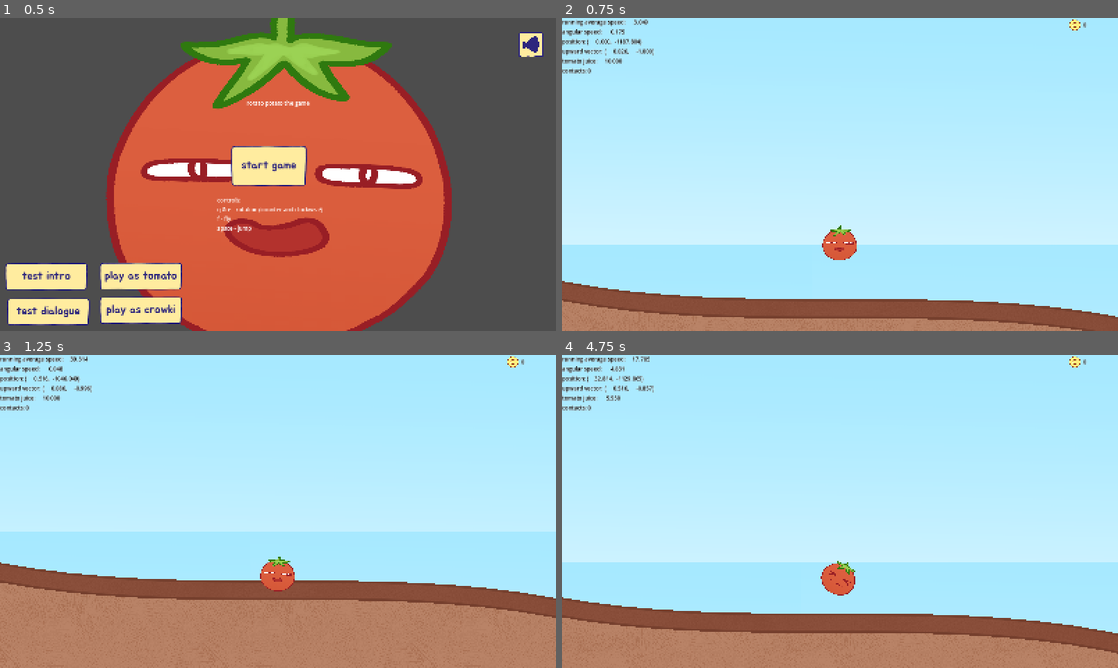
Above: before the commit, frames 1-4 (two rows, left to right).
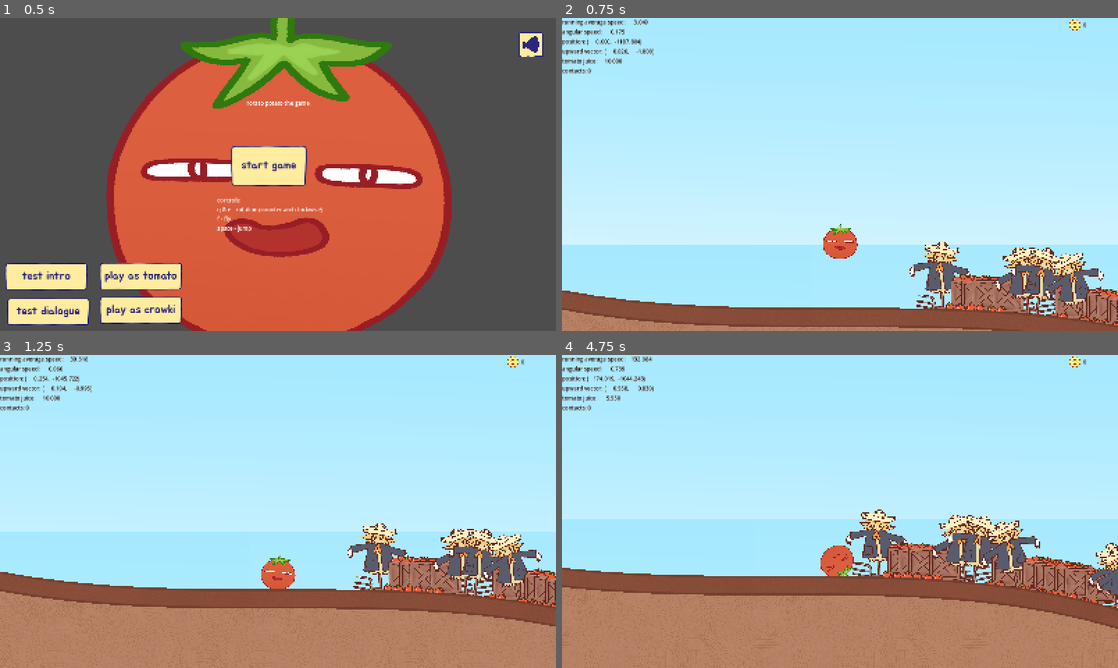
Above: after the commit, the same moments.

Repository: DazyLude/DokiJam2025
Game: Godot game, scene res://scenes/menu.tscn
Two runs of this game, one before a commit and one after it. Both use one fixed random seed, a clock stepped at 60 frames per second and the inputs below.
Inputs (mouse positions are in pixels of both pictures, inside the frame that each line leads up to):
- Up to frame 1 (0.5 s): no input
- Up to frame 2 (0.75 s): click "start game" at 0.5 s
- Up to frame 3 (1.25 s): no input
- Up to frame 4 (4.75 s): tap Enter at 1.25 s; move the mouse to (962, 495) at 1.27 s; hold Down (nudge_camera_down, bound only after the commit) 1.28-2 s; click (962, 495) at 1.42 s; tap Space (jump) at 1.52, 4.52 s; drag from (728, 527) to (812, 574) at 2.02 s; move the mouse to (895, 442) at 2.77 s; press the mouse at (895, 442) at 2.78 s; tap Down (nudge_camera_down, bound only after the commit) at 3.05, 4.55 s; release the mouse at (895, 442) at 3.5 s; drag from (812, 574) to (673, 464) at 3.52 s; move the mouse to (1006, 558) at 4.27 s; hold E (roll_cw) from 4.28 s (still down); click (1006, 558) at 4.42 s

Frame 1 is identical in both runs. In frame 2, 10% of the frame differs, in the area x 0-100%, y 65-100%; in frame 3, 10%; in frame 4, 35%, in the area x 0-100%, y 0-96%.

Commit message:
added obstacle manager changes player shape to circle bacause funni physics added "nudge camera" input action to, well, nudge camera in a direction

Diff:
--- a/project.godot
+++ b/project.godot
@@ -58,6 +58,15 @@
 "events": [Object(InputEventKey,"resource_local_to_scene":false,"resource_name":"","device":-1,"window_id":0,"alt_press …(191 unchanged characters)…
 ]
 }
+nudge_camera_down={
+"deadzone": 0.2,
+"events": [Object(InputEventKey,"resource_local_to_scene":false,"resource_name":"","device":-1,"window_id":0,"alt_pressed":false,"shift_pressed":false,"ctrl_pressed":false,"meta_pressed":false,"pressed":false,"keycode":0,"physical_keycode":4194322,"key_label":0,"unicode":0,"location":0,"echo":false,"script":null)
+]
+}
+
+[physics]
+
+2d/solver/solver_iterations=24
 
 [rendering]
 
--- a/scenes/game.gd
+++ b/scenes/game.gd
@@ -1,7 +1,7 @@
 extends Node
 
 
-const COLLECTIBLE_HOVER_OFFSET := Vector2(0.0, -100.0);
+const COLLECTIBLE_HOVER_OFFSET := -100.0;
 
 # this script should handle background switcheroos and terrain generation based on the players coordinate
 # for terrain generation, I think about doing it in chunks using a smooth-ish height(x) function and a samplerate
@@ -47,19 +47,32 @@
 	generate_terrain();
 	spawn_checkpoint();
 	spawn_collectibles();
+	spawn_obstacles();
 	place_player();
+
+
+func place_node_at(node: Node2D, x: float, y_offset: float = 0.0) -> void:
+	node.position = Vector2(
+		x,
+		GameState.current_stage.generator.generator_function(x) + y_offset
+	);
 
 
 func place_collectible_at(x: float, collectible_data: PickupItemData) -> PickupItem:
 	var collectible := preload("res://scenes/gameplay_elements/pickup_item.tscn").instantiate();
-	collectible.position = Vector2(
-		x,
-		GameState.current_stage.generator.generator_function(x)
-	) + COLLECTIBLE_HOVER_OFFSET;
+	place_node_at(collectible, x, COLLECTIBLE_HOVER_OFFSET);
 	collectible.data = collectible_data;
 
 	collectibles.add_child(collectible);
 	return collectible;
+
+
+func spawn_obstacles() -> void:
+	for i in range(10, 1000):
+		var obstacle = GameState.current_stage.obstacles.get_random_obstacle();
+		var x = GameState.current_stage.stage_length * i / 1001;
+		place_node_at(obstacle, x);
+		$DecorationsBack.add_child(obstacle);
 
 
 func spawn_collectibles() -> void:
--- a/scenes/game.tscn
+++ b/scenes/game.tscn
@@ -409,37 +409,37 @@
 fit_mode = 0
 metadata/_custom_type_script = "uid://dscgsc3i8npqr"
 
-[sub_resource type="Resource" id="Resource_8ool0"]
+[sub_resource type="Resource" id="Resource_3x28f"]
 script = ExtResource("11_ssvqc")
 begin = 275.0
 distance = 350.0
 edgeRendering = Vector2(0, 0)
 
-[sub_resource type="Resource" id="Resource_pr1ej"]
+[sub_resource type="Resource" id="Resource_uxocx"]
 script = ExtResource("8_trtic")
-edge_material = SubResource("Resource_7025r")
-normal_range = SubResource("Resource_8ool0")
+edge_material = SubResource("Resource_0rmfi")
+normal_range = SubResource("Resource_3x28f")
 weld = true
 taper_sharp_corners = false
 render = true
 z_index = 0
 z_as_relative = true
-offset = 0.0
+offset = -0.2
 metadata/_custom_type_script = "uid://cg2cweddrk5r5"
 
 [sub_resource type="Resource" id="Resource_m4url"]
 script = ExtResource("9_ir15t")
-_edge_meta_materials = Array[ExtResource("8_trtic")]([SubResource("Resource_pr1ej")])
+_edge_meta_materials = Array[ExtResource("8_trtic")]([SubResource("Resource_uxocx")])
 fill_textures = Array[Texture2D]([ExtResource("12_ca42v")])
-fill_texture_z_index = -10
-fill_texture_show_behind_parent = false
+fill_texture_z_index = 0
+fill_texture_show_behind_parent = true
 fill_texture_scale = 0.6
 fill_texture_absolute_position = false
 fill_texture_absolute_rotation = false
 fill_texture_offset = Vector2(0, 0)
 fill_texture_angle_offset = 0.0
 fill_mesh_offset = 0.0
-render_offset = 0.0
+render_offset = -0.7
 
 [node name="Game" type="Node"]
 script = ExtResource("1_lbhrr")
@@ -463,6 +463,10 @@
 centered = false
 
 [node name="DecorationsBack" type="Node" parent="."]
+
+[node name="Player" parent="." instance=ExtResource("2_lnu2h")]
+inertia = 1000.0
+angular_velocity = 0.174533
 
 [node name="Terrain" type="Node" parent="."]
 
@@ -486,10 +490,6 @@
 
 [node name="DecorationsFront" type="Node" parent="."]
 
-[node name="Player" parent="." instance=ExtResource("2_lnu2h")]
-inertia = 1000.0
-angular_velocity = 0.174533
-
 [node name="UILayer" type="CanvasLayer" parent="."]
 
 [node name="HUD" parent="UILayer" instance=ExtResource("11_kvpfn")]
--- /dev/null
+++ b/scenes/gameplay_elements/obstacles/generic_obstacle.gd
@@ -0,0 +1,12 @@
+extends Node2D
+class_name GenericObstacle
+
+
+var offset : Vector2 :
+	set(v):
+		$Sprite2D.position = v;
+		$StaticBody2D.position = v;
+
+
+func flip() -> void:
+	scale *= Vector2(-1.0, 1.0)
--- /dev/null
+++ b/scenes/gameplay_elements/obstacles/pitchfork.tscn
@@ -0,0 +1,15 @@
+[gd_scene load_steps=3 format=3 uid="uid://hgdygbbtm7ba"]
+
+[ext_resource type="Texture2D" uid="uid://ce6jvp7a1oglp" path="res://assets/obstacles/pitchfork.png" id="1_fot0t"]
+[ext_resource type="Script" uid="uid://brqr8g15dpn4v" path="res://scenes/gameplay_elements/obstacles/generic_obstacle.gd" id="1_wroxs"]
+
+[node name="Pitchfork" type="Node2D"]
+script = ExtResource("1_wroxs")
+
+[node name="Sprite2D" type="Sprite2D" parent="."]
+texture = ExtResource("1_fot0t")
+
+[node name="StaticBody2D" type="StaticBody2D" parent="."]
+
+[node name="CollisionPolygon2D" type="CollisionPolygon2D" parent="StaticBody2D"]
+polygon = PackedVector2Array(-136, 565, -106, 565, -78, 529, -34, 569, 0, 526, 30, 567, 75, 521, 114, 565, 134, 555, 138, 332, 32, 276, 26, -560, -3, -581, -32, -552, -24, 284, -140, 327)
--- /dev/null
+++ b/scenes/gameplay_elements/obstacles/scareki.tscn
@@ -0,0 +1,15 @@
+[gd_scene load_steps=3 format=3 uid="uid://b8egljghu15x1"]
+
+[ext_resource type="Script" uid="uid://brqr8g15dpn4v" path="res://scenes/gameplay_elements/obstacles/generic_obstacle.gd" id="1_l2b2t"]
+[ext_resource type="Texture2D" uid="uid://2s0a73hhy3m" path="res://assets/obstacles/scarecrow.png" id="2_4t1fi"]
+
+[node name="Node2D" type="Node2D"]
+script = ExtResource("1_l2b2t")
+
+[node name="Sprite2D" type="Sprite2D" parent="."]
+texture = ExtResource("2_4t1fi")
+
+[node name="StaticBody2D" type="StaticBody2D" parent="."]
+
+[node name="CollisionPolygon2D" type="CollisionPolygon2D" parent="StaticBody2D"]
+polygon = PackedVector2Array(-451, -82, -422, -130, -249, -209, -325, -290, -282, -340, -340, -383, -332, -461, -295, -448, -208, -469, -111, -578, -16, -544, 152, -567, 158, -435, 189, -438, 144, -319, 355, -312, 358, -277, 433, -214, 411, -127, 346, -130, 327, -187, 137, -217, 234, 89, 29, 188, 58, 575, 3, 575, -29, 174, -129, 185, -209, 161, -209, 114, -272, 87, -298, 3, -388, 69, -444, 50)
--- /dev/null
+++ b/scenes/gameplay_elements/obstacles/tomato_box.tscn
@@ -0,0 +1,15 @@
+[gd_scene load_steps=3 format=3 uid="uid://c11ht4pvqk2xi"]
+
+[ext_resource type="Script" uid="uid://brqr8g15dpn4v" path="res://scenes/gameplay_elements/obstacles/generic_obstacle.gd" id="1_jgewt"]
+[ext_resource type="Texture2D" uid="uid://cw7hyhdh1gtmp" path="res://assets/obstacles/crate.png" id="2_jgewt"]
+
+[node name="Scareki" type="Node2D"]
+script = ExtResource("1_jgewt")
+
+[node name="Sprite2D" type="Sprite2D" parent="."]
+texture = ExtResource("2_jgewt")
+
+[node name="StaticBody2D" type="StaticBody2D" parent="."]
+
+[node name="CollisionPolygon2D" type="CollisionPolygon2D" parent="StaticBody2D"]
+polygon = PackedVector2Array(-261, 269, 262, 256, 253, -179, 165, -231, 120, -220, -8, -248, -158, -212, -208, -167, -204, 153, -272, 176)
--- a/scenes/player/player.gd
+++ b/scenes/player/player.gd
@@ -80,7 +80,10 @@
 
 
 func _process(delta: float) -> void:
-	calc_camera_offset(linear_velocity);
+	if Input.is_action_pressed(&'nudge_camera_down'):
+		calc_camera_offset(linear_velocity + Vector2(0.0, 400.0));
+	else:
+		calc_camera_offset(linear_velocity);
 
 	if hng_for > 0:
 		if GameState.juice > jump_cost:
--- a/scenes/player/player.tscn
+++ b/scenes/player/player.tscn
@@ -12,9 +12,8 @@
 rough = true
 bounce = 0.1
 
-[sub_resource type="CapsuleShape2D" id="CapsuleShape2D_lvxji"]
+[sub_resource type="CircleShape2D" id="CircleShape2D_75vfm"]
 radius = 450.0
-height = 1000.0
 
 [node name="Player" type="RigidBody2D"]
 collision_layer = 3
@@ -28,6 +27,7 @@
 script = ExtResource("1_dovo2")
 
 [node name="Sprite2D" type="Sprite2D" parent="."]
+position = Vector2(1, -4)
 scale = Vector2(0.1, 0.1)
 texture = ExtResource("2_75vfm")
 script = ExtResource("3_0owmy")
@@ -37,6 +37,6 @@
 [node name="CollisionShape2D" type="CollisionShape2D" parent="."]
 rotation = 1.5708
 scale = Vector2(0.1, 0.1)
-shape = SubResource("CapsuleShape2D_lvxji")
+shape = SubResource("CircleShape2D_75vfm")
 
 [node name="Camera2D" type="Camera2D" parent="."]
--- a/scripts/gamestate.gd
+++ b/scripts/gamestate.gd
@@ -3,6 +3,10 @@
 
 # this class is an Autoload, a singleton pattern implementation for godot
 # it holds data related to the current game session
+
+
+# RNG
+var rng := RandomNumberGenerator.new();
 
 
 # stamina
@@ -24,5 +28,7 @@
 var current_stage := StageData.get_stage_data_by_name("tomato fields");
 
 
+
+
 func restart() -> void:
 	juice = juice_cap;
--- /dev/null
+++ b/scripts/obstacle_manager.gd
@@ -0,0 +1,98 @@
+class_name ObstacleManager
+extends RefCounted
+
+# we can reuse most of this classes code for DecorationManager
+
+static var obstacle_metadata : Dictionary[String, Dictionary] = {
+	"pitchfork": {
+		"scene": "res://scenes/gameplay_elements/obstacles/pitchfork.tscn",
+		"scale": Vector2(0.2, 0.2),
+		"weight": 100.0,
+		"natural habitat": ["tomato fields"],
+		"positions": [
+			PositionPreset.fixed(100.0, 0.0),
+			PositionPreset.fixed(-100.0, 0.0),
+			PositionPreset.fixed_offset(Vector2(45.0, 70.0), -100.0),
+		],
+	},
+	"scarecrow": {
+		"scene": "res://scenes/gameplay_elements/obstacles/scareki.tscn",
+		"scale": Vector2(0.2, 0.2),
+		"weight": 100.0,
+		"natural habitat": ["tomato fields"],
+		"positions": [
+			PositionPreset.fixed_offset(Vector2(-10.0, 10.0), -400.0),
+		],
+		"flippable": true,
+	},
+	"toemaytoes": {
+		"scene": "res://scenes/gameplay_elements/obstacles/tomato_box.tscn",
+		"scale": Vector2(0.2, 0.2),
+		"weight": 100.0,
+		"natural habitat": ["tomato fields"],
+		"positions": [
+			PositionPreset.fixed_angle(0.0, Vector2(-250.0, -270.0)),
+		],
+	}
+}
+
+var rng : RandomNumberGenerator;
+var _obstacles : PackedStringArray;
+var _weights : PackedFloat32Array;
+
+
+# returns a list of obstacles encountered at stage
+static func get_obstacles(stage: String) -> PackedStringArray:
+	var result := PackedStringArray();
+
+	for obstacle in obstacle_metadata:
+		var data = obstacle_metadata[obstacle];
+		if stage in data.get("natural habitat", []):
+			result.push_back(obstacle);
+
+	return result;
+
+
+# returns a manager instance for the selected list of obstacles
+static func from_array(obstacles: PackedStringArray) -> ObstacleManager:
+	var mane := ObstacleManager.new();
+
+	for obstacle in obstacles:
+		if obstacle in obstacle_metadata:
+			var data = obstacle_metadata[obstacle];
+			mane._obstacles.push_back(obstacle);
+			mane._weights.push_back(data["weight"]);
+
+	return mane;
+
+
+func get_random_obstacle() -> Node2D:
+	var obs_idx := rng.rand_weighted(_weights);
+	var obstacle_name :=_obstacles[obs_idx];
+	var obstacle_data := obstacle_metadata[obstacle_name];
+	var obstacle_path := obstacle_data["scene"] as String;
+	var obstacle_scene := load(obstacle_path).instantiate() as GenericObstacle;
+
+	if obstacle_scene == null:
+		push_error("obstacle is not a GenericObstacle: %s" % obstacle_name);
+		return null;
+
+	# select a random position preset
+	var positions = obstacle_data.get("positions", [PositionPreset.fixed(0.0, 0.0)]);
+	var pos_idx = rng.randi_range(0, positions.size() - 1);
+	var preset : PositionPreset = positions[pos_idx];
+
+	# select an angle
+	var angle = rng.randf_range(preset.angle_range.x, preset.angle_range.y);
+	obstacle_scene.rotation_degrees = angle;
+
+	# select an offset
+	var y_offset = rng.randf_range(preset.y_offset_range.x, preset.y_offset_range.y);
+	obstacle_scene.offset = Vector2(0.0, y_offset);
+
+	# set scale
+	obstacle_scene.scale = obstacle_data.get("scale", Vector2(1.0, 1.0));
+	if obstacle_data.get("flippable", false) and rng.randf() > 0.5:
+		obstacle_scene.flip()
+
+	return obstacle_scene;
--- /dev/null
+++ b/scripts/position_preset.gd
@@ -0,0 +1,22 @@
+class_name PositionPreset;
+
+
+var angle_range := Vector2();
+var y_offset_range := Vector2();
+
+
+func _init(angle: Vector2, y_offset: Vector2) -> void:
+	angle_range = angle;
+	y_offset_range = y_offset;
+
+
+static func fixed_angle(angle: float, y_offset: Vector2) -> PositionPreset:
+	return PositionPreset.new(Vector2(angle, angle), y_offset);
+
+
+static func fixed_offset(angle: Vector2, y_offset: float) -> PositionPreset:
+	return PositionPreset.new(angle, Vector2(y_offset, y_offset));
+
+
+static func fixed(angle: float, y_offset: float) -> PositionPreset:
+	return PositionPreset.new(Vector2(angle, angle), Vector2(y_offset, y_offset));
--- a/scripts/stage.gd
+++ b/scripts/stage.gd
@@ -1,5 +1,11 @@
 extends RefCounted
 class_name StageData
+
+
+var stage_name : String;
+var rng : RandomNumberGenerator;
+var fresh_state : int;
+
 
 # visuals
 var terrain_fill : Texture2D;
@@ -10,8 +16,9 @@
 # sounds
 # TODO
 
-# associated generators / controllers
+# associated generators / controllers / managers
 var generator : TerrainGenerator;
+var obstacles : ObstacleManager;
 
 # intermission
 # TODO
@@ -27,6 +34,8 @@
 
 static func from_dict(params: Dictionary) -> StageData:
 	var data := StageData.new();
+	data.stage_name = params.get("name", "") as String;
+	data.rng = RandomNumberGenerator.new();
 
 	# visuals setup
 	data.terrain_fill = load(params.get("terrain fill", "uid://dftdfph41cnpv"));
@@ -36,17 +45,30 @@
 	# terrain generator setup
 	data.generator = TerrainGenerator.new();
 	data.generator.scale = params.get("terrain scale", Vector2(1.0, 1.0));
+	data.generator.noise_generator.seed = data.rng.randi();
+
+	# obstacle manager setup
+	data.obstacles = ObstacleManager.from_array(
+		ObstacleManager.get_obstacles(data.stage_name)
+	);
+	data.obstacles.rng = data.rng;
 
 	# other parameters
 	data.stage_length = params.get("stage length", 3e4);
 	data.intermission = load(params.get("intermission", "res://assets/stages/farm/checkpoint_juicestand.png"));
 
+	data.fresh_state = data.rng.state;
 	return data;
+
+
+func restore_state() -> void:
+	rng.state = fresh_state;
 
 
 # it is possible to setup stages in JSON format this way
 static var stage_variants: Dictionary[String, Dictionary] = {
 	"tomato fields": {
+		"name": "tomato fields",
 		"terrain fill": "uid://dftdfph41cnpv", # can be a relative path to the texture, but a string nevertheless
 		"terrain edge": "uid://bad5ey7wkh63x", # same as "terrain fill"
 		"checkpoint": "res://assets/stages/farm/checkpoint_juicestand.png", # same as "terrain fill"
Binary file added: assets/obstacles/crate.png
Not shown, added: assets/obstacles/crate.png.import
Binary file added: assets/obstacles/pitchfork.png
Not shown, added: assets/obstacles/pitchfork.png.import
Binary file added: assets/obstacles/scarecrow.png
Not shown, added: assets/obstacles/scarecrow.png.import
Not shown: 1 places in scenes/game.tscn that only renumber resources
Not shown, added: scenes/gameplay_elements/obstacles/generic_obstacle.gd.uid
Not shown, added: scripts/obstacle_manager.gd.uid
Not shown, added: scripts/position_preset.gd.uid
